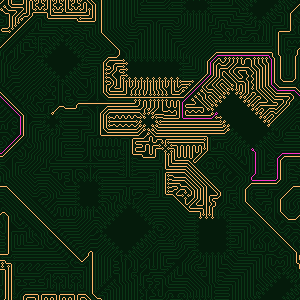
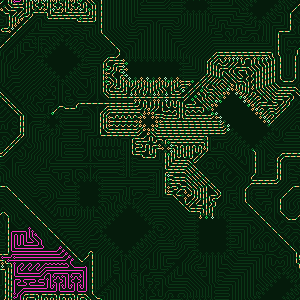
Layered file, before and after one edit (300 × 300). Changes by layer:
showed "frame 1", painted on it over [0, 0, 300, 300]
painted on "animated paths" over [0, 0, 300, 300]
